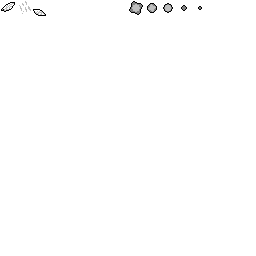
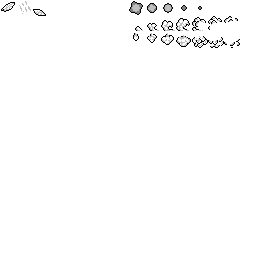
Comparing the layer stacks of the two 256px x 256px images. Changes:
painted on "Spritesheet" over [133, 16, 240, 48]
